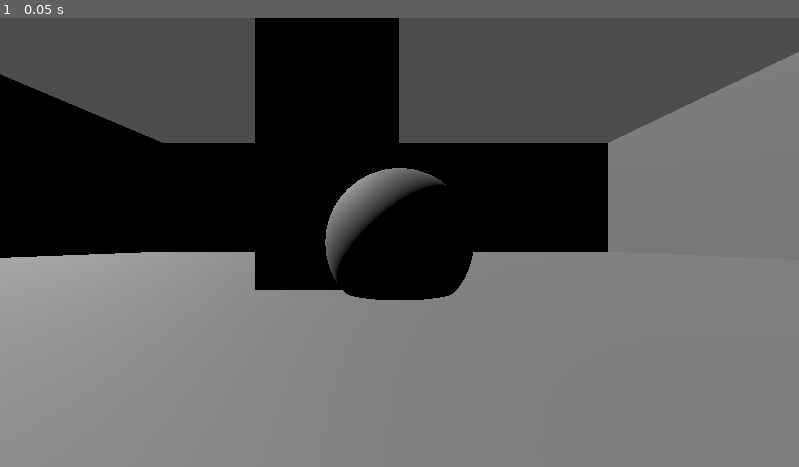
Above: before the commit, frame 1.
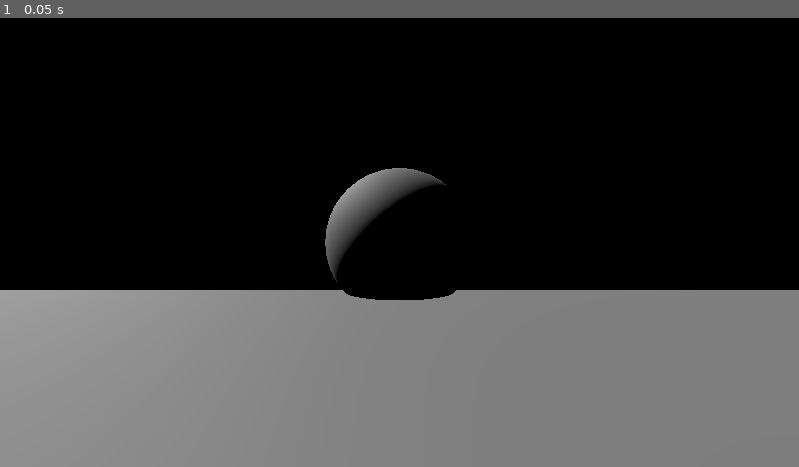
Above: after the commit, the same moment.

Repository: XAgent1990/FGGC-Blackjack
Game: Godot game, scene res://Scenes/Main.tscn
The game is run twice, just before and just after one commit, with the same random seed, the same clock (stepped at 60 frames per second) and the same inputs.
Inputs:
- Up to frame 1 (0.05 s): no input

The runs differ from the first frame. In frame 1, 33% of the frame differs, in the area x 0-100%, y 0-61%.

Commit message:
Fixed Level

Diff:
--- a/Scenes/Puma_Test.tscn
+++ b/Scenes/Puma_Test.tscn
@@ -2,30 +2,32 @@
 
 [node name="Basic_Level" type="Node3D"]
 
-[node name="CSGBox3D" type="CSGBox3D" parent="."]
+[node name="Ground" type="CSGBox3D" parent="."]
 transform = Transform3D(1, 0, 0, 0, 1, 0, 0, 0, 1, -0.5, -0.389404, -0.5)
 size = Vector3(16, 0.125, 16)
 
-[node name="Ground" type="CSGBox3D" parent="CSGBox3D"]
-transform = Transform3D(1, 0, 0, 0, 1, 0, 0, 0, 1, 0, 1.5, 0)
-size = Vector3(1, 4, 1)
+[node name="Walls" type="Node" parent="Ground"]
 
-[node name="Walls" type="Node" parent="CSGBox3D/Ground"]
-
-[node name="W1" type="CSGBox3D" parent="CSGBox3D/Ground/Walls"]
+[node name="W1" type="CSGBox3D" parent="Ground/Walls"]
 transform = Transform3D(1, 0, 0, 0, 1, 0, 0, 0, 1, 7.49, 1.4496, -0.5)
 size = Vector3(0.067, 4.22355, 17)
 
-[node name="W2" type="CSGBox3D" parent="CSGBox3D/Ground/Walls"]
+[node name="W2" type="CSGBox3D" parent="Ground/Walls"]
 transform = Transform3D(1, 0, 0, 0, 1, 0, 0, 0, 1, -8.49, 1.4496, -0.5)
 calculate_tangents = false
 size = Vector3(0.067, 4.22355, 17)
 
-[node name="W3" type="CSGBox3D" parent="CSGBox3D/Ground/Walls"]
+[node name="W3" type="CSGBox3D" parent="Ground/Walls"]
 transform = Transform3D(-4.37114e-08, 0, -1, 0, 1, 0, 1, 0, -4.37114e-08, -0.5, 1.4496, 7.49)
 size = Vector3(0.067, 4.22355, 17)
 
-[node name="W4" type="CSGBox3D" parent="CSGBox3D/Ground/Walls"]
+[node name="W4" type="CSGBox3D" parent="Ground/Walls"]
 transform = Transform3D(-4.37114e-08, 0, -1, 0, 1, 0, 1, 0, -4.37114e-08, -0.5, 1.4496, -8.49)
 calculate_tangents = false
 size = Vector3(0.067, 4.22355, 17)
+
+[node name="Objects" type="Node" parent="Ground"]
+
+[node name="Pillar" type="CSGBox3D" parent="Ground/Objects"]
+transform = Transform3D(1, 0, 0, 0, 1, 0, 0, 0, 1, -2.45819, 1.1106, -0.5)
+size = Vector3(12.1608, 4, 1)
